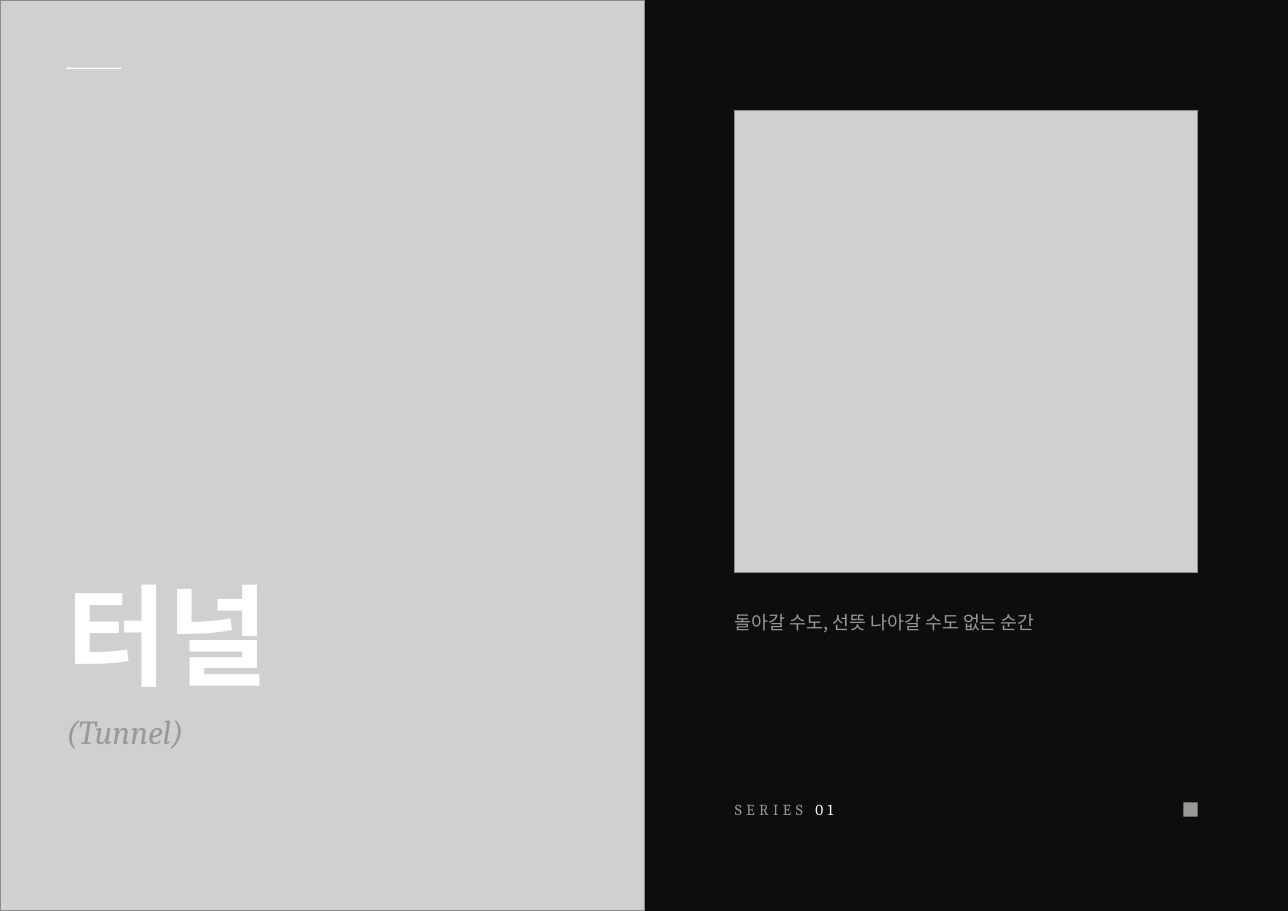
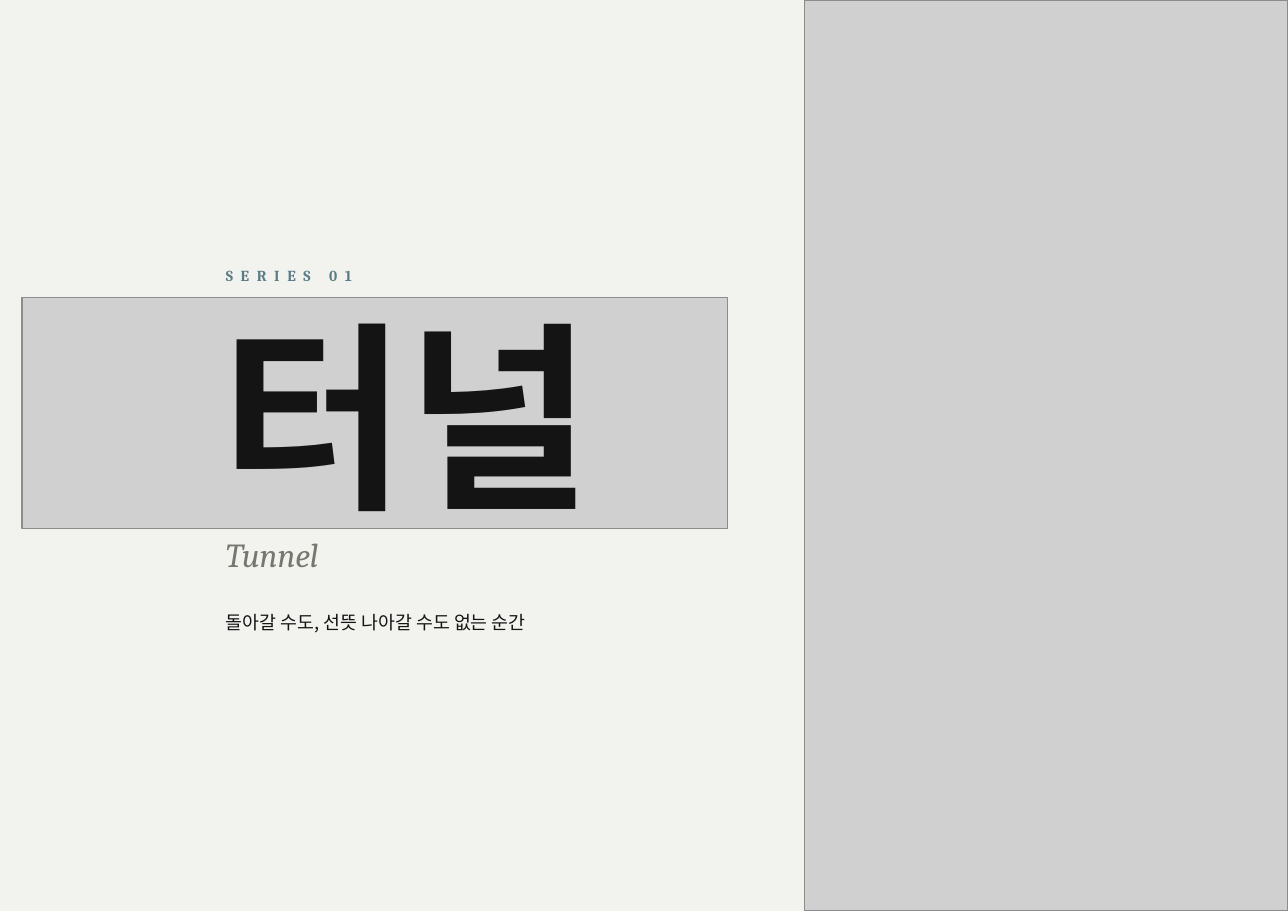
Before and after one commit to huosi012/smartview, a slide deck: slide 3 of portfolio/portfolio_A4_ko.pptx. Drawn at 1288x911 pixels with LibreOffice and Linux fonts; fonts in the diff are those of the drawing; grey boxes stand for pictures. Boxes give left, top, right and bottom in pixels: in the first picture for what was removed or moved away, otherwise in the second. Text is boxed around its words. In the diff, an @@ line names an element or a change of style, - is before the commit and + after.

```diff
--- a/portfolio/portfolio_A4_ko.pptx
+++ b/portfolio/portfolio_A4_ko.pptx
@@ background #0D0D0D to #F2F2EF @@
@@ picture removed at [0, 0, 645, 911] @@
@@ picture added at [804, 0, 1288, 911] @@
@@ line removed from (66, 68) to (121, 68) @@
@@ picture removed at [735, 110, 1198, 573] @@
@@ text "SERIES 01": place and size @@
-text "SERIES 01" at [735, 804, 833, 815]
+text "SERIES 01" at [226, 259, 556, 292]
@@ text "SERIES 01" at [226, 259, 556, 292]: text colour #9A9A94 to #5B7C84 in "SERIES"; text colour #FFFFFF to #5B7C84 in "01"; letter spacing 3 to 5 pt, bold on; less space between paragraphs @@
@@ picture added at [22, 297, 727, 529] @@
@@ text "터널": place and size @@
-text "터널" at [66, 585, 269, 687]
+text "터널" at [220, 297, 592, 529]
@@ text "터널" at [220, 297, 592, 529]: size 72 to 132 pt, text colour #FFFFFF to #141414; vertical alignment bottom to middle @@
@@ text at [226, 543, 319, 567]: text changed; text colour #9A9A94 to #77776F @@
-(Tunnel)
+Tunnel
@@ text "돌아갈 수도, 선뜻 나아갈 수도 ...": place and size @@
-text "돌아갈 수도, 선뜻 나아갈 수도 ..." at [735, 614, 1035, 632]
+text "돌아갈 수도, 선뜻 나아갈 수도 ..." at [226, 614, 526, 633]
@@ text "돌아갈 수도, 선뜻 나아갈 수도 ..." at [226, 614, 526, 633]: text colour #9A9A94 to #141414; less space between paragraphs @@
@@ rectangle removed at [1183, 803, 1198, 818] @@
```
Also in this commit, not shown: 15 other slides changed, 4 slides added, 4 slides removed, 1 other file.
